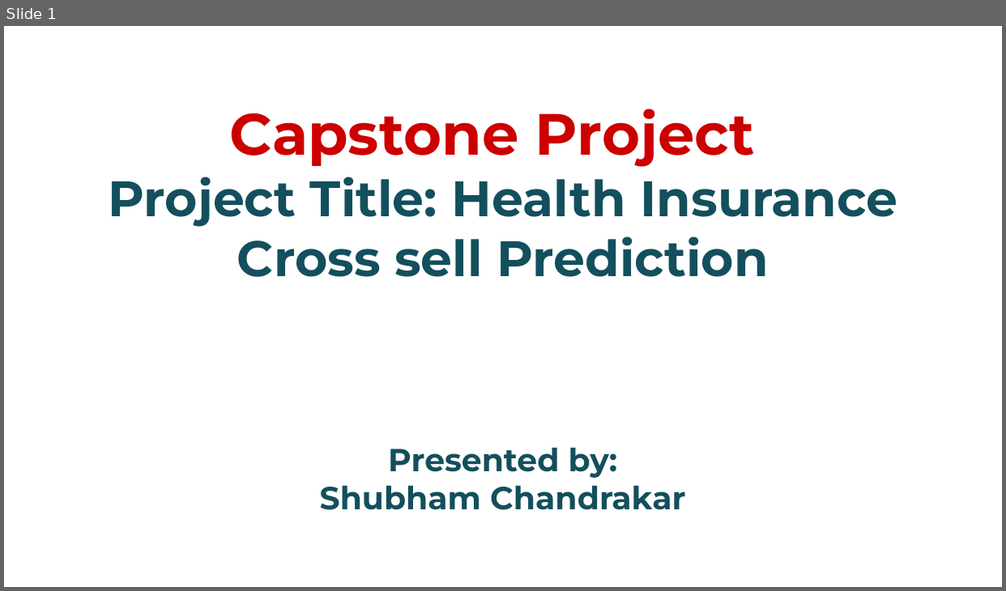
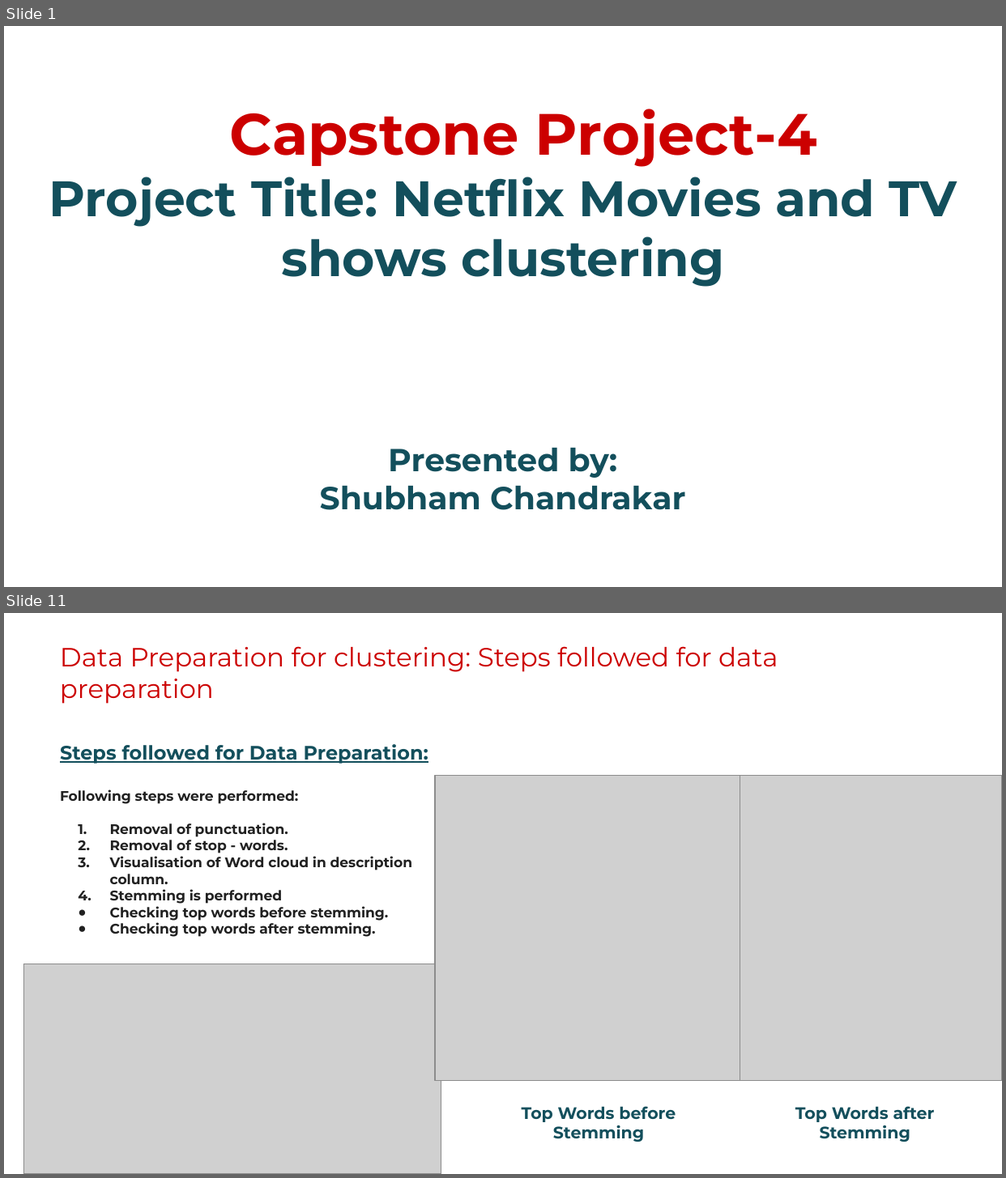
Before and after one commit to chandrakar-shubham/health-insurance-cross-sell-prediction, a slide deck: Project_presentation.pptx. Shown one above the other, each under a label of ours: slide 1 before the commit, slides 1 and 11 after it; the slides between them are not shown. The pictures are 1006x591 and 1006x1178 pixels, drawn with LibreOffice and Linux fonts; fonts in the diff are those of the drawing; grey boxes stand for pictures; background and template pictures are left out. Boxes give left, top, right and bottom in pixels: in the first picture for what was removed or moved away, otherwise in the second. Text is boxed around its words. In the diff, an @@ line names an element or a change of style, - is before the commit and + after.

```diff
--- a/Project_presentation.pptx
+++ b/Project_presentation.pptx
@@ slide 11 added at (4, 613, 1002, 1174), background #FFFFFF @@
@@ text added at (60, 646, 778, 704), 19 pt, text #CC0000 @@
+Data Preparation for clustering: Steps followed for data preparation
@@ text added at (60, 744, 428, 937), 10 pt, text #212121, bold @@
+Steps followed for Data Preparation:
+Following steps were performed:
+1. Removal of punctuation.
+2. Removal of stop - words.
+3. Visualisation of Word cloud in description column.
+4. Stemming is performed
+● Checking top words before stemming.
+● Checking top words after stemming.
@@ picture added at (435, 776, 739, 1081) @@
@@ picture added at (739, 776, 1002, 1081) @@
@@ picture added at (24, 965, 441, 1174) @@
@@ text added at (522, 1106, 675, 1142), 12 pt, text #134F5C, bold @@
+Top Words before Stemming
@@ text added at (795, 1106, 935, 1142), 12 pt, text #134F5C, bold @@
+Top Words after Stemming
@@ slide 1 changed as well @@
@@ title at (49, 109, 957, 287): text changed @@
-Capstone Project
-Project Title: Health Insurance Cross sell Prediction
+Capstone Project-4
+Project Title: Netflix Movies and TV shows clustering
```
Also in this commit, not shown: 15 other slides added, 22 slides removed.
